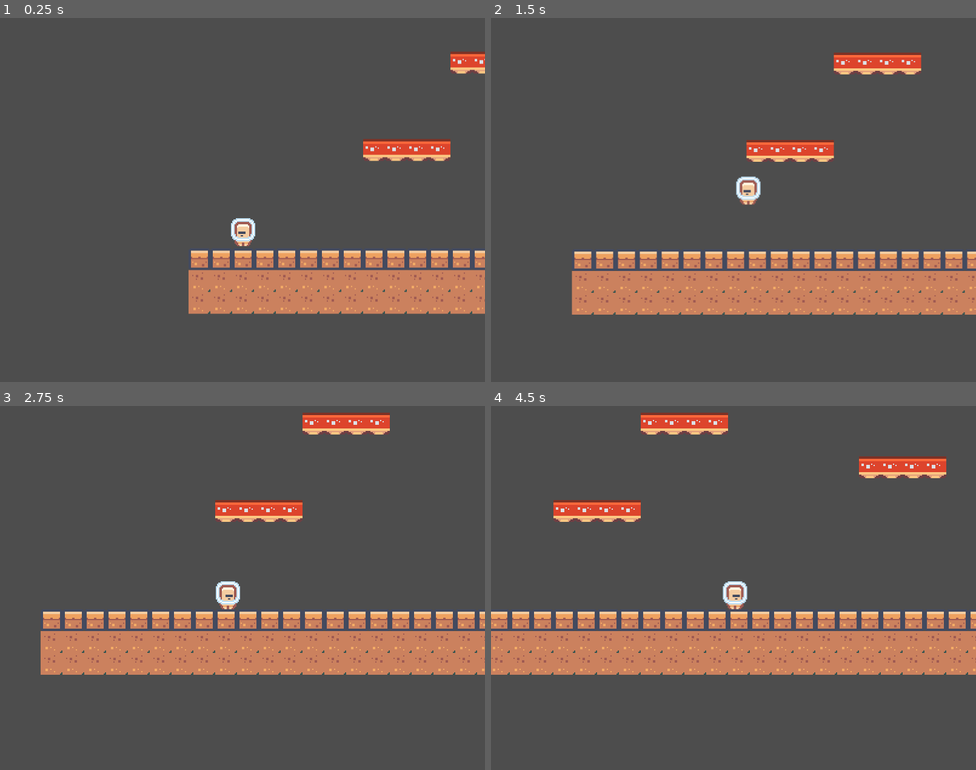
Above: before the commit, frames 1-4 (two rows, left to right).
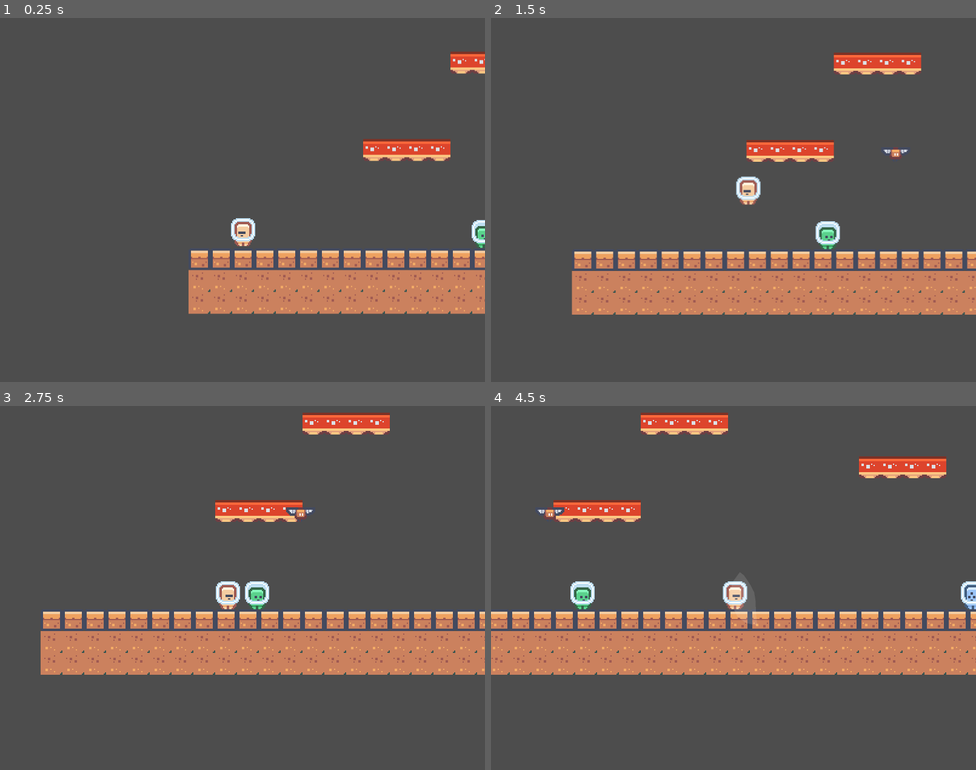
Above: after the commit, the same moments.

Repository: 01821/farm-fight-game
Game: Godot game, scene res://Scenes/Mine/mine_level.tscn
Same seed, same stepped clock (60 frames per second), same inputs: the game is played once before the commit and once after it. This scene is started directly instead of the project's main scene. Sound files missing from this copy of the repository are replaced by a short silence.
Inputs:
- Up to frame 1 (0.25 s): no input
- Up to frame 2 (1.5 s): hold F (use_item) 0.53-1.28 s; hold D (right) from 0.53 s (still down); tap Space (jump) at 0.77, 0.8, 1.07, 1.35 s
- Up to frame 3 (2.75 s): tap Space (jump) at 1.52, 1.82, 2.3 s; tap F (use_item) at 1.55 s; release D (right) at 2.03 s; hold A (left) from 2.03 s (still down); hold Q (cycle_item) from 2.03 s (still down)
- Up to frame 4 (4.5 s): release A (left) at 2.78 s; release Q (cycle_item) at 2.78 s; hold D (right) 2.78-4.28 s; tap 1 (seed_1) at 2.85 s; tap Space (jump) at 3.02, 3.32, 3.77, 3.8, 4.07 s; tap F (use_item) at 3.05, 4.35 s; hold 2 (seed_2) 3.53-4.28 s; hold A (left) from 4.28 s (still down)

The runs differ from the first frame. In frame 1, 0.2% of the frame differs, in the area x 97-100%, y 55-64%; in frame 2, 0.4%; in frame 3, 0.4%; in frame 4, 0.6%, in the area x 9-100%, y 27-56%.

Commit message:
feat(mine): 阶段 B —— 近战战斗 + 命中判定 + 击退 + 受击硬直 + 飘字伤害
新增：
  Scripts/Mine/mine_enemy.gd      + Scenes/Mine/mine_enemy.tscn      怪的共用脚本，kind 换种类
  Scripts/Mine/damage_number.gd   + Scenes/Mine/damage_number.tscn   飘字
  Tests/test_mine_combat.tscn/.gd                                    29 项断言

打击感四件套（少一个都会打上去没感觉）：闪白 / 硬直 0.22s / 击退 130px/s / 飘字。
飘字是预建场景，命中时 instantiate 一个：弹出 -> 上飘 -> 淡出，0.55s 自回收。

攻击判定用角色身上**预建的 AttackBox(Area2D)**，一直开着当查询区域，
攻击时直接 get_overlapping_bodies() —— 不用等一帧，也没有运行时创建节点。
判定框每帧跟着 facing 摆到身前（朝左时 x 为负），测试里验证过。

又踩到两个坑，都记进 NOTES 了：

4) 不要在运行时给节点改名。
   本想在 _ready() 里把节点 name 改成怪的名字让日志好看，
   结果 get_node("EnemyA") 全部返回 null —— 场上明明有 3 只怪。
   改用单独的 _title 变量。

5) GDScript 的 lambda 按值捕获局部变量。
   var flag := false; sig.connect(func(_e): flag = true) 里 flag 永远是 false。
   接信号请用方法 + 成员变量。

外加一条 API 设计教训：attack() 原来只设冷却不检查冷却（检查写在 _physics_process），
导致任何直接调用都能绕过冷却。已把检查移进 attack() 自己 ——
键盘、AI、测试走同一条路，绕不过去。

另外修掉一个真实的测试缺陷（不是这轮改坏的）：
test_progression 里「农夫+批发把 6 金变 8 金」是不稳定断言 ——
那一段把所有专精都强制解锁了，含囤积者（25% 概率多收一株），
篮子里 1 个还是 2 个胡萝卜是随机的，之前连过两遍纯属运气。
改成按实际收获数量算期望值，测的仍然是「售价倍率有没有生效」。

全量回归连跑三遍：397 项断言，零失败。

Diff:
--- /dev/null
+++ b/Scenes/Mine/damage_number.tscn
@@ -0,0 +1,16 @@
+[gd_scene load_steps=2 format=3]
+
+[ext_resource type="Script" path="res://Scripts/Mine/damage_number.gd" id="1_dn"]
+
+[node name="DamageNumber" type="Label"]
+offset_left = -20.0
+offset_top = -10.0
+offset_right = 20.0
+offset_bottom = 10.0
+theme_override_colors/font_color = Color(1, 0.92, 0.35, 1)
+theme_override_colors/font_outline_color = Color(0.22, 0.1, 0.02, 1)
+theme_override_constants/outline_size = 4
+theme_override_font_sizes/font_size = 12
+horizontal_alignment = 1
+vertical_alignment = 1
+script = ExtResource("1_dn")
--- /dev/null
+++ b/Scenes/Mine/mine_enemy.tscn
@@ -0,0 +1,22 @@
+[gd_scene load_steps=4 format=3]
+
+[ext_resource type="Script" path="res://Scripts/Mine/mine_enemy.gd" id="1_en"]
+[ext_resource type="Texture2D" path="res://Assets/kenney_pixel-platformer/tilemap-characters_packed.png" id="2_chars"]
+
+[sub_resource type="RectangleShape2D" id="RectangleShape2D_enemy"]
+size = Vector2(12, 18)
+
+[node name="MineEnemy" type="CharacterBody2D"]
+collision_layer = 4
+collision_mask = 1
+script = ExtResource("1_en")
+
+[node name="Sprite2D" type="Sprite2D" parent="."]
+position = Vector2(0, -12)
+texture = ExtResource("2_chars")
+region_enabled = true
+region_rect = Rect2(0, 0, 24, 24)
+
+[node name="CollisionShape2D" type="CollisionShape2D" parent="."]
+position = Vector2(0, -9)
+shape = SubResource("RectangleShape2D_enemy")
--- a/Scenes/Mine/mine_level.tscn
+++ b/Scenes/Mine/mine_level.tscn
@@ -1,8 +1,9 @@
-[gd_scene load_steps=5 format=3]
+[gd_scene load_steps=6 format=3]
 
 [ext_resource type="Script" path="res://Scripts/Mine/mine_level.gd" id="1_lvl"]
 [ext_resource type="PackedScene" path="res://Scenes/Mine/mine_player.tscn" id="2_player"]
 [ext_resource type="Texture2D" path="res://Assets/kenney_pixel-platformer/tilemap_packed.png" id="3_tiles"]
+[ext_resource type="PackedScene" path="res://Scenes/Mine/mine_enemy.tscn" id="4_enemy"]
 
 ; ⚠️ 两个必须对齐的东西，错一个都不会报错、只会手感不对：
 ;    1) TileSet.tile_size **必须**和 texture_region_size 一样是 18×18。
@@ -33,5 +34,20 @@
 [node name="Terrain" type="TileMapLayer" parent="."]
 tile_set = SubResource("TileSet_mine")
 
+; 敌人是**预建实例**，不是运行时 new 出来的。kind 换一种就是换一种怪。
+[node name="EnemyA" parent="." instance=ExtResource("4_enemy")]
+position = Vector2(250, 198)
+kind = 0
+patrol_dir = -1
+
+[node name="EnemyB" parent="." instance=ExtResource("4_enemy")]
+position = Vector2(400, 198)
+kind = 1
+
+[node name="EnemyBat" parent="." instance=ExtResource("4_enemy")]
+position = Vector2(330, 130)
+kind = 3
+patrol_dir = -1
+
 [node name="MinePlayer" parent="." instance=ExtResource("2_player")]
 position = Vector2(40, 40)
--- a/Scenes/Mine/mine_player.tscn
+++ b/Scenes/Mine/mine_player.tscn
@@ -1,15 +1,22 @@
-[gd_scene load_steps=4 format=3]
+[gd_scene load_steps=6 format=3]
 
 [ext_resource type="Script" path="res://Scripts/Mine/mine_player.gd" id="1_mp"]
 [ext_resource type="Texture2D" path="res://Assets/kenney_pixel-platformer/tilemap-characters_packed.png" id="2_chars"]
+[ext_resource type="PackedScene" path="res://Scenes/Mine/damage_number.tscn" id="3_dmg"]
 
 [sub_resource type="RectangleShape2D" id="RectangleShape2D_mine"]
 size = Vector2(10, 18)
+
+; 攻击判定框：整块都是查询区域，不是实体碰撞。
+; collision_layer = 0（自己不参与碰撞），collision_mask = 4（只找敌人层）。
+[sub_resource type="RectangleShape2D" id="RectangleShape2D_atk"]
+size = Vector2(24, 20)
 
 [node name="MinePlayer" type="CharacterBody2D"]
 collision_layer = 2
 collision_mask = 1
 script = ExtResource("1_mp")
+damage_number_scene = ExtResource("3_dmg")
 
 [node name="Sprite2D" type="Sprite2D" parent="."]
 position = Vector2(0, -12)
@@ -21,6 +28,22 @@
 position = Vector2(0, -9)
 shape = SubResource("RectangleShape2D_mine")
 
+[node name="AttackBox" type="Area2D" parent="."]
+position = Vector2(13, -10)
+collision_layer = 0
+collision_mask = 4
+monitorable = false
+
+[node name="CollisionShape2D" type="CollisionShape2D" parent="AttackBox"]
+shape = SubResource("RectangleShape2D_atk")
+
+[node name="Slash" type="Polygon2D" parent="."]
+visible = false
+z_index = 1
+position = Vector2(10, -12)
+color = Color(1, 1, 1, 0.8)
+polygon = PackedVector2Array(0, -16, 7, -11, 11, -4, 12, 4, 11, 12, 7, 18, 0, 22, -2, 13, -4, 6, -5, 0, -4, -6, -2, -13)
+
 [node name="Camera2D" type="Camera2D" parent="."]
 position = Vector2(0, -10)
 position_smoothing_enabled = true
--- /dev/null
+++ b/Scripts/Mine/damage_number.gd
@@ -0,0 +1,45 @@
+class_name DamageNumber extends Label
+
+## 飘字伤害数字（参考游戏里那种大号描边、往上飘再淡出的数字）。
+##
+## 这是一个**预建场景**，命中时 instantiate 一个、设好文字和颜色，播完自己 queue_free。
+## 符合项目约定：不 new 节点，只实例化预先建好的场景。
+
+const RISE: float = 26.0      # 整个生命周期上升多少像素
+const LIFE: float = 0.55
+const DRIFT: float = 18.0     # 水平漂移，避免连续命中时数字叠在一起
+
+var _t: float = 0.0
+var _start: Vector2
+var _drift_phase: float = 0.0
+
+## value 是要显示的字（数字或 "MISS" 之类），crit = 用更醒目的颜色
+## ⚠️ 必须在**设好 global_position 之后**再调，因为这里会把当前位置记成飘字起点。
+func setup(value: String, crit: bool = false) -> void:
+	text = value
+	if crit:
+		add_theme_color_override("font_color", Color(1.0, 0.35, 0.2))
+		add_theme_color_override("font_outline_color", Color(0.25, 0.02, 0.02))
+	else:
+		add_theme_color_override("font_color", Color(1.0, 0.92, 0.35))
+		add_theme_color_override("font_outline_color", Color(0.22, 0.10, 0.02))
+	_drift_phase = randf() * TAU
+	_start = position
+	scale = Vector2(0.6, 0.6)
+
+func _ready() -> void:
+	_start = position
+	_drift_phase = randf() * TAU
+
+func _process(delta: float) -> void:
+	_t += delta
+	var p: float = clampf(_t / LIFE, 0.0, 1.0)
+	# 先弹出（0→0.18 放大到 1.15），再回落，最后淡出
+	var pop: float = 0.6 + 0.55 * minf(p / 0.18, 1.0)
+	if p > 0.18:
+		pop = lerpf(1.15, 1.0, minf((p - 0.18) / 0.25, 1.0))
+	scale = Vector2(pop, pop)
+	position = _start + Vector2(sin(_drift_phase) * DRIFT * p, -RISE * p)
+	modulate.a = 1.0 if p < 0.6 else lerpf(1.0, 0.0, (p - 0.6) / 0.4)
+	if p >= 1.0:
+		queue_free()
--- /dev/null
+++ b/Scripts/Mine/mine_enemy.gd
@@ -0,0 +1,141 @@
+class_name MineEnemy extends CharacterBody2D
+
+## 矿洞里的怪。共用一套脚本，靠 `kind` 换外观和数值。
+##
+## 行为很朴素（左右巡逻 + 撞墙掉头），因为阶段 B 的重点是**打击感**：
+## 挨打要有闪白、硬直、击退、飘字，这四样少一个都会"打上去没感觉"。
+
+signal died(enemy: MineEnemy)
+
+const GRAVITY: float = 760.0
+const MAX_FALL: float = 420.0
+const HIT_STUN: float = 0.22
+const KNOCKBACK_SPEED: float = 130.0
+const KNOCKBACK_DECAY: float = 8.0
+const FLASH_TIME: float = 0.12
+const CONTACT_DAMAGE: int = 1
+const CONTACT_COOLDOWN: float = 1.0
+
+## 角色图集是 24×24 的 9 列 × 3 行网格
+const CELL: int = 24
+
+## kind → {名称, 图集格, 血量, 速度, 伤害, 是否飞行}
+const KINDS: Array[Dictionary] = [
+	{"name": "绿机兵", "cell": Vector2i(0, 0), "hp": 3, "speed": 26.0, "damage": 1, "fly": false},
+	{"name": "蓝机兵", "cell": Vector2i(2, 0), "hp": 4, "speed": 20.0, "damage": 1, "fly": false},
+	{"name": "红炸怪", "cell": Vector2i(6, 1), "hp": 2, "speed": 34.0, "damage": 1, "fly": false},
+	{"name": "蝙蝠", "cell": Vector2i(7, 2), "hp": 2, "speed": 42.0, "damage": 1, "fly": true},
+]
+
+@export var kind: int = 0
+## 巡逻方向，1 = 右
+@export var patrol_dir: int = 1
+
+var hp: int = 3
+var max_hp: int = 3
+
+var _speed: float = 26.0
+var _damage: int = 1
+var _flying: bool = false
+var _knockback: Vector2 = Vector2.ZERO
+var _stun: float = 0.0
+var _flash: float = 0.0
+var _contact_cd: float = 0.0
+var _dead: bool = false
+var _spawn: Vector2
+## 显示用的名字。**不要用 node.name** —— 运行时给节点改名会让 get_node("EnemyA") 之
+## 类的路径查找失效（踩过一次：敌人全部找不到了，还以为是分组没注册）。
+var _title: String = "怪"
+
+@onready var sprite: Sprite2D = $Sprite2D
+
+func _ready() -> void:
+	add_to_group("mine_enemy")
+	_apply_kind()
+	_spawn = global_position
+
+func _apply_kind() -> void:
+	var k: int = clampi(kind, 0, KINDS.size() - 1)
+	var d: Dictionary = KINDS[k]
+	var cell: Vector2i = d["cell"]
+	sprite.region_rect = Rect2(cell.x * CELL, cell.y * CELL, CELL, CELL)
+	max_hp = int(d["hp"])
+	hp = max_hp
+	_speed = float(d["speed"])
+	_damage = int(d["damage"])
+	_flying = bool(d["fly"])
+	_title = String(d["name"])
+
+func display_name() -> String:
+	return _title
+
+func _physics_process(delta: float) -> void:
+	_update_flash(delta)
+	_contact_cd = maxf(0.0, _contact_cd - delta)
+
+	# 击退优先：被打飞的这段时间不巡逻
+	if _knockback.length() > 2.0:
+		velocity = _knockback
+		move_and_slide()
+		_knockback = _knockback.lerp(Vector2.ZERO, minf(1.0, KNOCKBACK_DECAY * delta))
+		return
+
+	# 受击硬直：站住不动
+	if _stun > 0.0:
+		_stun = maxf(0.0, _stun - delta)
+		velocity.x = move_toward(velocity.x, 0.0, 400.0 * delta)
+		_apply_gravity(delta)
+		move_and_slide()
+		return
+
+	_apply_gravity(delta)
+	if not _flying and is_on_wall():
+		patrol_dir = -patrol_dir
+	velocity.x = float(patrol_dir) * _speed
+	move_and_slide()
+	if absf(velocity.x) > 0.01:
+		sprite.flip_h = velocity.x < 0.0
+
+func _apply_gravity(delta: float) -> void:
+	if _flying:
+		velocity.y = 0.0
+		return
+	if not is_on_floor():
+		velocity.y = minf(velocity.y + GRAVITY * delta, MAX_FALL)
+
+func _update_flash(delta: float) -> void:
+	if _flash <= 0.0:
+		return
+	_flash = maxf(0.0, _flash - delta)
+	sprite.modulate = Color(3.0, 3.0, 3.0) if _flash > 0.0 else Color.WHITE
+
+## amount = 伤害；from = 攻击者位置（决定往哪边飞，给 Vector2.INF 就不击退）
+## 返回这次是不是**打死了**
+func take_damage(amount: int, from: Vector2 = Vector2.INF) -> bool:
+	if _dead or amount <= 0:
+		return false
+	hp = maxi(0, hp - amount)
+	_flash = FLASH_TIME
+	_stun = HIT_STUN
+	if from.is_finite():
+		var away: Vector2 = global_position - from
+		if away.length() > 0.01:
+			var dir: Vector2 = away.normalized()
+			# 主要往水平方向推，避免把怪顶到天上
+			_knockback = Vector2(dir.x, dir.y * 0.25).normalized() * KNOCKBACK_SPEED
+	print("[矿洞] ", display_name(), " 挨了 ", amount, " 点，剩 ", hp, "/", max_hp)
+	if hp <= 0:
+		_dead = true
+		died.emit(self)
+		queue_free()
+		return true
+	return false
+
+func is_dead() -> bool:
+	return _dead
+
+func is_stunned() -> bool:
+	return _stun > 0.0
+
+func knockback_len() -> float:
+	return _knockback.length()
--- a/Scripts/Mine/mine_player.gd
+++ b/Scripts/Mine/mine_player.gd
@@ -2,14 +2,20 @@
 
 ## 矿洞里的横版角色控制器。
 ##
-## 手感上做了四件事，少哪一件都会"感觉不对"：
+## 移动手感上做了四件事，少哪一件都会"感觉不对"：
 ##   1) **土狼时间**（coyote time）—— 刚走出平台边缘的一小段时间里仍然能跳
 ##   2) **跳跃缓冲**（jump buffer）—— 落地前一点点按跳，落地瞬间自动起跳
 ##   3) **可变跳跃高度** —— 松开跳跃键就上升速度砍半，轻点小跳、长按大跳
 ##   4) 加减速分离 —— 起步有个加速过程，松手有个刹车过程，不是瞬间启停
 ##
-## 左右沿用农场的 `left` / `right`（A / D）动作名，跳跃用新增的 `jump`（空格 / K）。
-## 复用同一套 InputMap 是为了避免"进了矿洞 WASD 不动"这类经典 bug。
+## 打击感上做了四件事（阶段 B）：
+##   闪白 / 受击硬直 / 击退 / **飘字伤害数字** —— 少一个都会"打上去没感觉"。
+##
+## 左右沿用农场的 `left` / `right`（A / D）动作名，跳跃用 `jump`（空格 / K），
+## 攻击用农场的 `use_item`（F / J）。复用同一套 InputMap 是为了避免
+## "进了矿洞 WASD 不动"这类经典 bug。
+
+signal attacked(hit_count: int)
 
 const SPEED: float = 112.0
 const ACCEL: float = 900.0
@@ -22,22 +28,46 @@
 const COYOTE_TIME: float = 0.10
 const JUMP_BUFFER_TIME: float = 0.12
 
+const ATTACK_COOLDOWN: float = 0.34
+const ATTACK_TIME: float = 0.14
+const ATTACK_DAMAGE: int = 1
+## 判定框相对角色中心的水平偏移（朝右时；朝左时取负）
+const ATTACK_OFFSET: float = 13.0
+
+## 飘字场景，在场景文件里预先接好，不在代码里 load
+@export var damage_number_scene: PackedScene
+
 ## 1 = 朝右，-1 = 朝左
 var facing: int = 1
 
 var _coyote: float = 0.0
 var _jump_buffer: float = 0.0
-var _was_on_floor: bool = false
+var _attack_cd: float = 0.0
+var _slash_time: float = 0.0
 
 @onready var sprite: Sprite2D = $Sprite2D
+@onready var slash: Polygon2D = $Slash
+## 判定框是**预建的 Area2D**，一直开着当查询区域用 ——
+## 这样 get_overlapping_bodies() 拿到的就是当前这一帧的重叠结果，
+## 不用等一帧、也不用在运行时创建任何节点。
+@onready var attack_box: Area2D = $AttackBox
 
 func _physics_process(delta: float) -> void:
+	_attack_cd = maxf(0.0, _attack_cd - delta)
+	_update_slash(delta)
+
 	var dir: float = Input.get_axis("left", "right")
+	# 先定朝向，判定框才知道该摆在哪边
+	if absf(dir) > 0.01:
+		facing = 1 if dir > 0.0 else -1
+	attack_box.position.x = ATTACK_OFFSET * float(facing)
+
+	if Input.is_action_just_pressed("use_item"):
+		attack()
 
 	# --- 水平：加速 / 刹车分离 ---
 	if absf(dir) > 0.01:
 		velocity.x = move_toward(velocity.x, dir * SPEED, ACCEL * delta)
-		facing = 1 if dir > 0.0 else -1
 	else:
 		velocity.x = move_toward(velocity.x, 0.0, FRICTION * delta)
 
@@ -46,8 +76,7 @@
 		velocity.y = minf(velocity.y + GRAVITY * delta, MAX_FALL)
 
 	# --- 土狼时间 ---
-	_was_on_floor = is_on_floor()
-	if _was_on_floor:
+	if is_on_floor():
 		_coyote = COYOTE_TIME
 	else:
 		_coyote = maxf(0.0, _coyote - delta)
@@ -72,5 +101,63 @@
 	if absf(velocity.x) > 1.0:
 		sprite.flip_h = velocity.x < 0.0
 
+# --- 攻击 ---
+
+## 挥砍。返回这一刀打中了几只；**冷却没到就返回 0**。
+## 冷却检查放在这里而不是调用方 —— 这样无论谁调（键盘、AI、测试）都绕不过去。
+func attack() -> int:
+	if _attack_cd > 0.0:
+		return 0
+	_attack_cd = ATTACK_COOLDOWN
+	_slash_time = ATTACK_TIME
+	slash.visible = true
+	var dir: float = float(facing)
+	slash.scale = Vector2(dir * 0.55, 0.55)
+	slash.modulate = Color(1, 1, 1, 0.95)
+
+	var hit: int = 0
+	for body in attack_box.get_overlapping_bodies():
+		var enemy := body as MineEnemy
+		if enemy == null or not is_instance_valid(enemy) or enemy.is_dead():
+			continue
+		enemy.take_damage(ATTACK_DAMAGE, global_position)
+		spawn_damage_number(ATTACK_DAMAGE, enemy.global_position + Vector2(0, -24))
+		hit += 1
+
+	if hit > 0:
+		Sfx.play("hit")
+	else:
+		print("[矿洞] 挥空了")
+	attacked.emit(hit)
+	return hit
+
+## 在指定位置飘一个伤害数字。会实例化**预建的**飘字场景，不 new 节点。
+func spawn_damage_number(amount: int, at: Vector2) -> void:
+	if damage_number_scene == null:
+		return
+	var n := damage_number_scene.instantiate() as DamageNumber
+	if n == null:
+		return
+	get_parent().add_child(n)
+	n.global_position = at
+	n.setup(str(amount))
+
+func can_attack() -> bool:
+	return _attack_cd <= 0.0
+
+func _update_slash(delta: float) -> void:
+	if _slash_time <= 0.0:
+		return
+	_slash_time = maxf(0.0, _slash_time - delta)
+	if _slash_time <= 0.0:
+		slash.visible = false
+		return
+	var t: float = 1.0 - _slash_time / ATTACK_TIME
+	var dir: float = float(facing)
+	var grow: float = lerpf(0.55, 1.35, t)
+	slash.scale = Vector2(dir * grow, grow)
+	slash.rotation = lerpf(-0.6, 0.5, t) * dir
+	slash.modulate = Color(1, 1, 1, lerpf(0.95, 0.0, t))
+
 func is_moving() -> bool:
 	return absf(velocity.x) > 1.0
--- /dev/null
+++ b/Tests/test_mine_combat.gd
@@ -0,0 +1,142 @@
+extends Node2D
+
+## 端到端自测：矿洞战斗（阶段 B）。
+## 用法: godot --headless --path . --fixed-fps 60 res://Tests/test_mine_combat.tscn
+##
+## 打击感这类东西最怕"看起来对、打上去没感觉"，所以这里测的是**敌人的实际状态变化**：
+## 掉了多少血、有没有被推开、有没有硬直、有没有飘字、死了没有。
+
+var _fail: int = 0
+var _level: MineLevel
+var _player: MinePlayer
+var _enemy: MineEnemy
+## ⚠️ 用成员变量而不是局部变量接收信号：
+## GDScript 的 lambda **按值捕获局部变量**，`func(_e): flag = true` 改的是副本，外面看不到。
+var _died_signal: bool = false
+
+func _on_enemy_died(_e: MineEnemy) -> void:
+	_died_signal = true
+
+func _check(label: String, ok: bool) -> void:
+	if ok:
+		print("PASS  ", label)
+	else:
+		_fail += 1
+		print("FAIL  ", label)
+
+func _step(frames: int) -> void:
+	for i in range(frames):
+		await get_tree().physics_frame
+
+func _release_all() -> void:
+	for a in ["left", "right", "jump", "use_item"]:
+		if Input.is_action_pressed(a):
+			Input.action_release(a)
+
+## 把玩家摆到敌人左边 distance 像素处，面朝敌人并站稳
+func _face_enemy(distance: float, settle: int = 6) -> void:
+	_release_all()
+	_player.global_position = Vector2(_enemy.global_position.x - distance, _enemy.global_position.y - 2)
+	_player.velocity = Vector2.ZERO
+	await _step(settle)
+	_player.facing = 1
+
+func _damage_numbers() -> int:
+	var n: int = 0
+	for c in _player.get_parent().get_children():
+		if c is DamageNumber:
+			n += 1
+	return n
+
+func _ready() -> void:
+	_level = (load("res://Scenes/Mine/mine_level.tscn") as PackedScene).instantiate()
+	add_child(_level)
+	await _step(2)
+	_level.build()
+	await _step(4)
+
+	_player = _level.get_node("MinePlayer")
+	_enemy = _level.get_node("EnemyA")
+
+	print("--- 敌人 ---")
+	var all := get_tree().get_nodes_in_group("mine_enemy")
+	print("  INFO 关卡里有 ", all.size(), " 只怪")
+	_check("关卡里预建了敌人", all.size() == 3)
+	_check("默认种类是绿机兵（3 血）", _enemy.hp == 3 and _enemy.max_hp == 3)
+	_check("敌人贴图用 24×24 网格（0,0）", _enemy.sprite.region_rect == Rect2(0, 0, 24, 24))
+	_check("蝙蝠是另一种贴图", (_level.get_node("EnemyBat") as MineEnemy).sprite.region_rect == Rect2(168, 48, 24, 24))
+
+	print("--- 攻击判定 ---")
+	# 离得远：砍不到
+	await _face_enemy(80.0)
+	var hp_before: int = _enemy.hp
+	_check("离太远砍不到", _player.can_attack() and _player.attack() == 0)
+	_check("没打中就不掉血", _enemy.hp == hp_before)
+	await _step(30)
+
+	# 贴上去：能砍到
+	await _face_enemy(12.0)
+	_check("靠近后可以攻击", _player.can_attack())
+	var hit: int = _player.attack()
+	print("  INFO 这一刀打中 ", hit, " 只")
+	_check("近身能砍中", hit == 1)
+	_check("敌人掉 1 点血", _enemy.hp == hp_before - 1)
+	_check("立刻生成飘字", _damage_numbers() == 1)
+	_check("攻击进入冷却", not _player.can_attack())
+	_check("冷却中再砍被拒（不会重复结算）", _player.attack() == 0)
+	_check("敌人进入硬直", _enemy.is_stunned())
+
+	print("--- 击退 ---")
+	# 刚被打完应该正在被推开
+	print("  INFO 击退强度 = ", snappedf(_enemy.knockback_len(), 0.1))
+	_check("被打会往远离玩家的方向飞", _enemy.knockback_len() > 0.0)
+	var x_after_hit: float = _enemy.global_position.x
+	await _step(10)
+	print("  INFO 敌人 x：", snappedf(x_after_hit, 0.1), " → ", snappedf(_enemy.global_position.x, 0.1))
+	_check("击退真的把它推远了", _enemy.global_position.x > x_after_hit)
+	await _step(40)
+	_check("击退会衰减停下来", _enemy.knockback_len() < 2.0)
+	_check("硬直也会结束", not _enemy.is_stunned())
+
+	print("--- 打死 ---")
+	# ⚠️ 打死之后 enemy 会被 queue_free，**不能再读它的属性**，所以先记下来。
+	var hp_before_kill: int = _enemy.hp
+	_enemy.died.connect(_on_enemy_died)
+	print("  INFO 最后一刀前剩血 ", hp_before_kill)
+	for i in range(hp_before_kill):
+		if not is_instance_valid(_enemy):
+			break
+		await _face_enemy(12.0)
+		_player.attack()
+		await _step(25)
+	_check("砍够刀数就死了", not is_instance_valid(_enemy))
+	_check("发出 died 信号", _died_signal)
+	await _step(3)
+	_check("死掉的敌人离开场景", not is_instance_valid(_enemy))
+	_check("场上还剩 2 只怪", get_tree().get_nodes_in_group("mine_enemy").size() == 2)
+
+	print("--- 飘字会自己消失 ---")
+	print("  INFO 当前场上飘字数量 = ", _damage_numbers())
+	_check("飘字确实生成过", _damage_numbers() > 0)
+	await get_tree().create_timer(0.9).timeout
+	_check("飘字播完自动回收", _damage_numbers() == 0)
+
+	print("--- 别的怪不受影响 ---")
+	var other := _level.get_node("EnemyB") as MineEnemy
+	_check("旁边的怪满血", other.hp == other.max_hp)
+	# 换个方向砍：面朝左，判定框也要跟着摆到左边
+	_release_all()
+	_player.global_position = Vector2(other.global_position.x + 12.0, other.global_position.y - 2)
+	_player.velocity = Vector2.ZERO
+	await _step(6)
+	_player.facing = -1
+	await _step(2)
+	print("  INFO 判定框位置 x = ", snappedf(_player.attack_box.position.x, 0.1))
+	_check("朝左时判定框摆到左边", _player.attack_box.position.x < 0.0)
+	var hit2: int = _player.attack()
+	_check("朝左也能砍中", hit2 == 1)
+	_check("打到的是旁边那只", other.hp == other.max_hp - 1)
+
+	_release_all()
+	print("RESULT fail=", _fail)
+	get_tree().quit()
--- /dev/null
+++ b/Tests/test_mine_combat.tscn
@@ -0,0 +1,6 @@
+[gd_scene format=3]
+
+[ext_resource type="Script" path="res://Tests/test_mine_combat.gd" id="1_test"]
+
+[node name="TestMineCombat" type="Node2D"]
+script = ExtResource("1_test")
--- a/Tests/test_progression.gd
+++ b/Tests/test_progression.gd
@@ -164,9 +164,18 @@
 	for i in range(12):
 		await get_tree().physics_frame
 	_player.money = 0
+	# ⚠️ 不能硬写「6 金变 8 金」：这一段把**囤积者也解锁了**（25% 概率多收一株），
+	#    篮子里是 1 个还是 2 个胡萝卜是随机的，售价自然跟着变。
+	#    所以按实际收获数量算期望值，这样测的仍然是"售价倍率有没有生效"。
+	var basket_before: int = _player.basket_total()
 	_ctl.use_held_item()      # 手持收获篮 = 卖
-	print("  INFO 卖完金币 = ", _player.money, "（胡萝卜原价 6）")
-	_check("农夫+批发把 6 金变成了 8 金", _player.money == 8)
+	var base_price: int = basket_before * CropData.sell_price(0)
+	var expected: int = int(round(float(base_price) * 1.35))
+	print("  INFO 篮子里 ", basket_before, " 个胡萝卜；原价 ", base_price,
+		" 金 → 农夫+批发后应为 ", expected, "，实际 ", _player.money)
+	_check("篮子里装了 1~2 个（囤积者可能多送一个）", basket_before >= 1 and basket_before <= 2)
+	_check("农夫+批发的售价倍率真的生效了", _player.money == expected)
+	_check("确实比原价高", _player.money > base_price)
 
 	# 园丁：浇水覆盖相邻格
 	_land.clear_all_plants()
Not shown, added: Scripts/Mine/damage_number.gd.uid
Not shown, added: Scripts/Mine/mine_enemy.gd.uid
Not shown, added: Tests/test_mine_combat.gd.uid
Not shown, changed: PROJECT_NOTES.md
